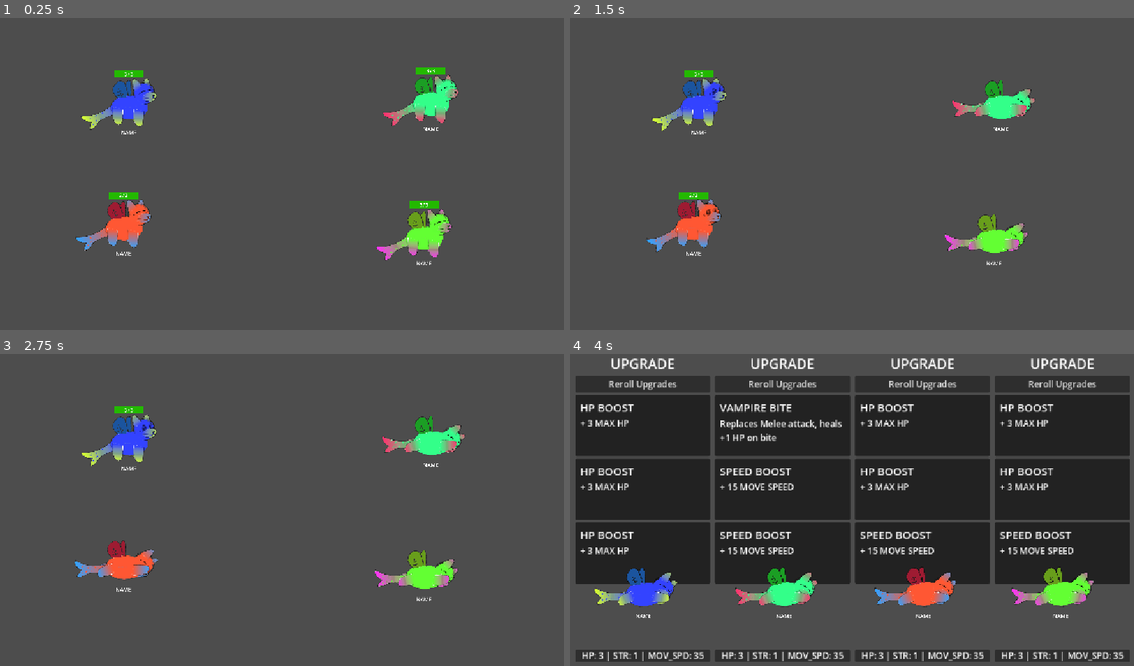
Above: before the commit, frames 1-4 (two rows, left to right).
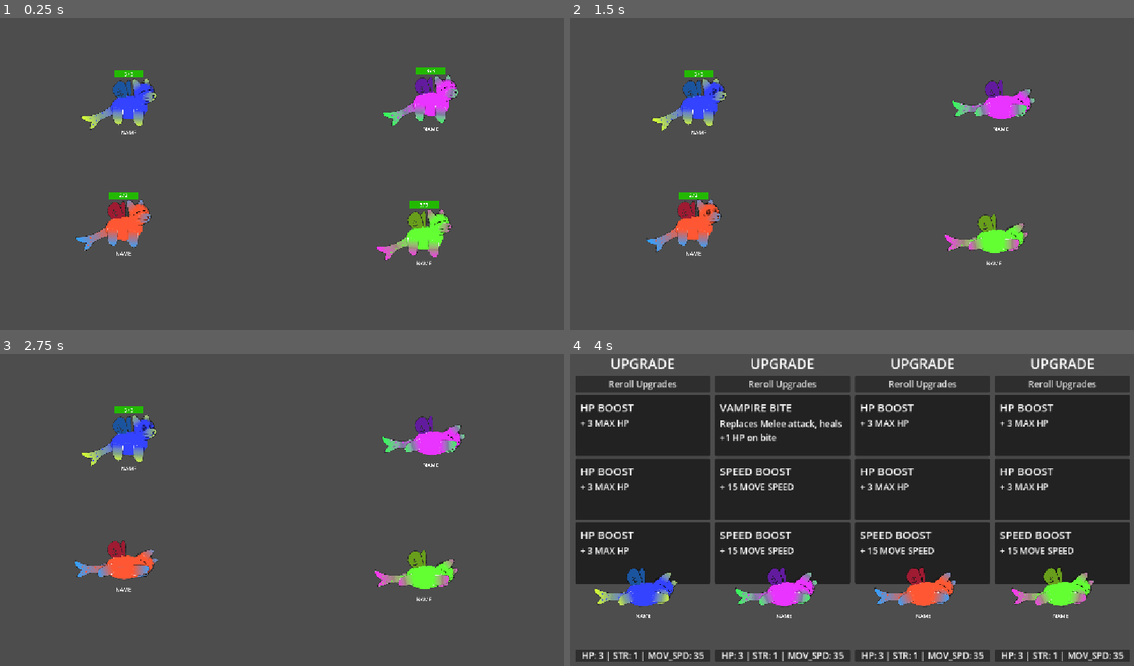
Above: after the commit, the same moments.

Repository: Galitie/tm2
Game: Godot game, scene res://test_scene.tscn
Two runs of this game, one before a commit and one after it. Both use one fixed random seed, a clock stepped at 60 frames per second and the inputs below.
Inputs:
- Up to frame 1 (0.25 s): no input
- Up to frame 2 (1.5 s): tap Enter (ui_accept) at 0.5, 0.77 s; hold Down (ui_down) from 1.28 s (still down)
- Up to frame 3 (2.75 s): tap Enter (ui_accept) at 1.52 s; release Down (ui_down) at 2.03 s
- Up to frame 4 (4 s): tap Enter (ui_accept) at 3.02, 3.77 s; hold Down (ui_down) from 3.53 s (still down)

The runs differ from the first frame. In frame 1, 0.9% of the frame differs, in the area x 67-82%, y 18-35%; in frame 2, 0.8%; in frame 3, 0.8%; in frame 4, 0.9%.

Commit message:
Fixed HP bar visual bug

Diff:
--- a/monster.gd
+++ b/monster.gd
@@ -56,10 +56,13 @@
 
 func apply_hp(amount):
 	current_hp += amount
-	if current_hp > max_hp:
+	if current_hp >= max_hp:
 		current_hp = max_hp
+	if current_hp <= 0:
+		current_hp = 0
 	max_hp_label.text = str(max_hp)
 	current_hp_label.text = str(current_hp)
+	hp_bar.max_value = max_hp
 	hp_bar.value = current_hp
 	if current_hp >= (max_hp / 3.0):
 		hp_bar.add_theme_stylebox_override("fill", max_health_fill_style)
--- a/monster.tscn
+++ b/monster.tscn
@@ -2235,6 +2235,7 @@
 offset_bottom = -202.0
 theme_override_styles/background = SubResource("StyleBoxFlat_bb8nq")
 theme_override_styles/fill = ExtResource("25_o122v")
+rounded = true
 show_percentage = false
 
 [node name="MarginContainer" type="MarginContainer" parent="HPBar"]
--- a/test_scene.tscn
+++ b/test_scene.tscn
@@ -57,7 +57,7 @@
 [node name="Monster" parent="Player2" instance=ExtResource("1_7a21h")]
 position = Vector2(878, 185)
 scale = Vector2(0.3, 0.3)
-hue_shift = 0.374
+hue_shift = 0.786
 
 [node name="UpgradePos" type="Node2D" parent="Player2"]
 position = Vector2(436, 493)
